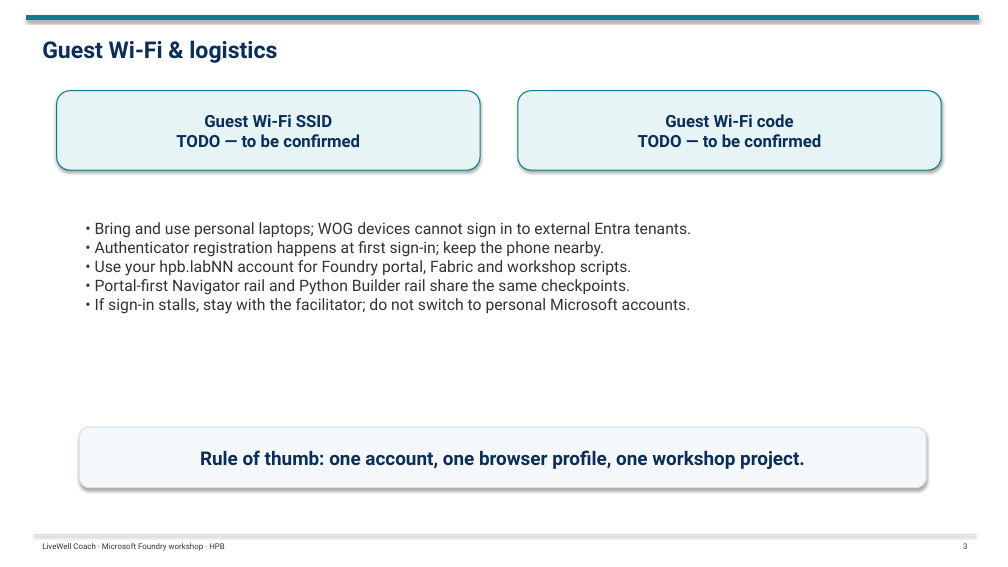
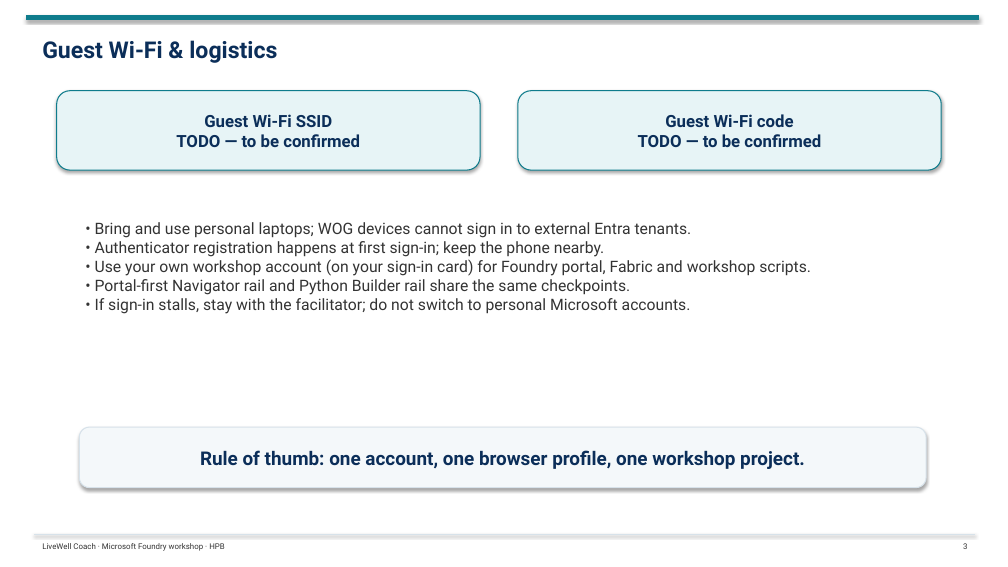
Before and after one commit to tonirex/livewell-foundry-workshop, a slide deck: slide 3 of deck/LiveWell-Foundry-Workshop-Day1.pptx. Drawn at 1008x567 pixels with LibreOffice and Linux fonts; fonts in the diff are those of the drawing. Boxes give left, top, right and bottom in pixels: in the first picture for what was removed or moved away, otherwise in the second. Text is boxed around its words. In the diff, an @@ line names an element or a change of style, - is before the commit and + after.

```diff
--- a/deck/LiveWell-Foundry-Workshop-Day1.pptx
+++ b/deck/LiveWell-Foundry-Workshop-Day1.pptx
@@ text at <box>95,259,811,276</box>: text changed @@
-• Use your hpb.labNN account for Foundry portal, Fabric and workshop scripts.
+• Use your own workshop account (on your sign-in card) for Foundry portal, Fabric and workshop scripts.
```
Also in this commit, not shown: 14 other files.
